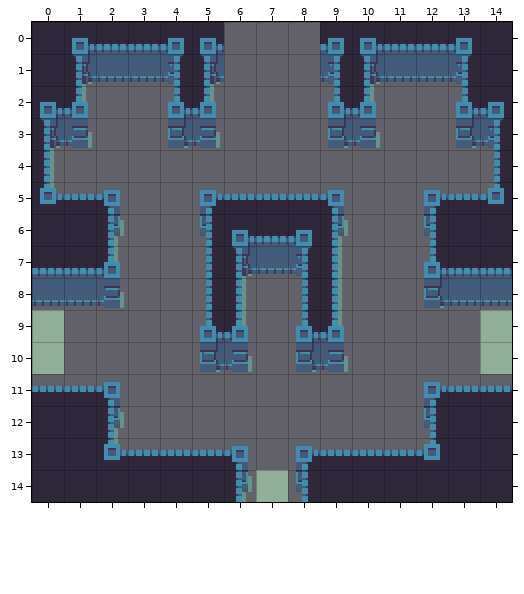
One commit to this Tiled map: DunkelHeld/resources/levels/bare/main hall_phase2.tmx. This is how it looked before the edit.
Cells are 16x16 px. Shown: x 0..14, y 0..14.
The same view after the edit:
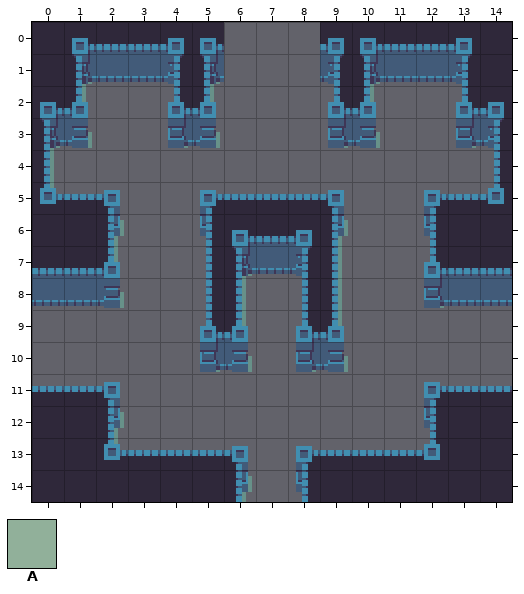
Key: from "tiles": A 16.
_ is an empty cell, . an unchanged one.
Log entry: finished bare levels phase1, need to rename objects
Edits made:
--- layer "Tiles"
@@ x 0..14 @@
- 9 A.............A
-10 A.............A
+ 9 _............._
+10 _............._
@@ x 7..7 @@
-14 A
+14 _
